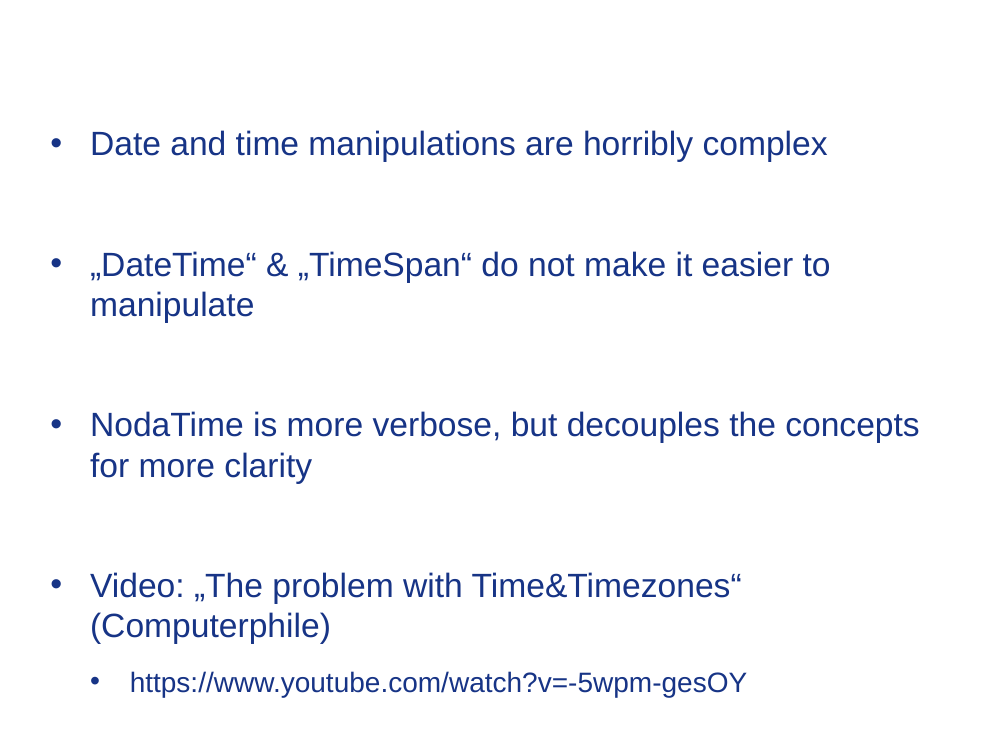
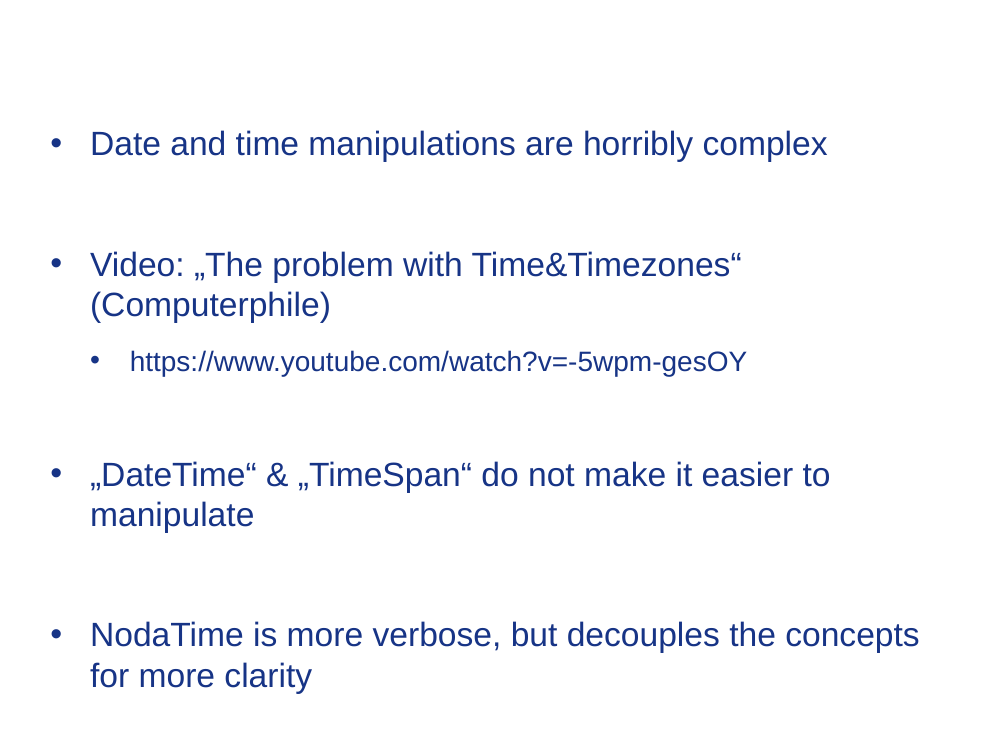
Before and after one commit to Timothep/MarathonWOShoes, a slide deck: slide 15 of BarefootMarathon.odp. Drawn at 1008x756 pixels with LibreOffice and Linux fonts; fonts in the diff are those of the drawing; background and template pictures are left out. Boxes give left, top, right and bottom in pixels: in the first picture for what was removed or moved away, otherwise in the second. Text is boxed around its words. In the diff, an @@ line names an element or a change of style, - is before the commit and + after.

```diff
--- a/BarefootMarathon.odp
+++ b/BarefootMarathon.odp
@@ text at box(90, 251, 747, 376): paragraphs added @@
+• Video: „The problem with Time&Timezones“ (Computerphile)
+  • https://www.youtube.com/watch?v=-5wpm-gesOY
@@ text at box(90, 572, 747, 697): paragraphs removed @@
-• Video: „The problem with Time&Timezones“ (Computerphile)
-  • https://www.youtube.com/watch?v=-5wpm-gesOY
```
Also in this commit, not shown: 5 other slides changed, 5 other files.
